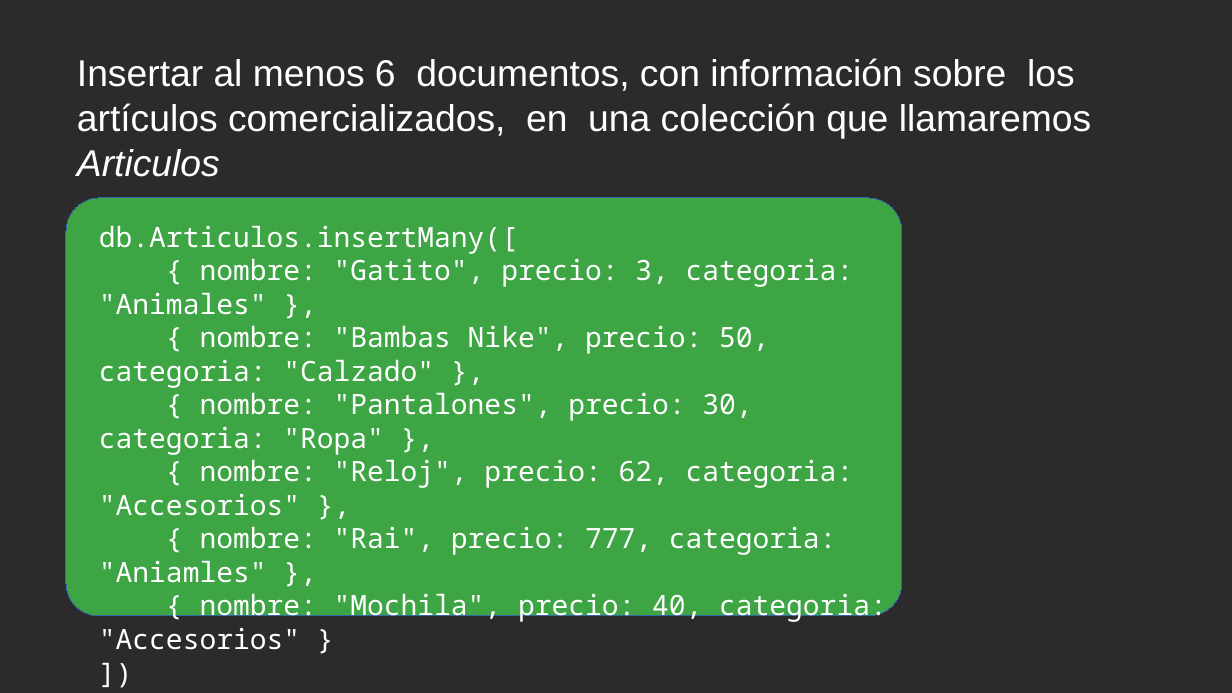
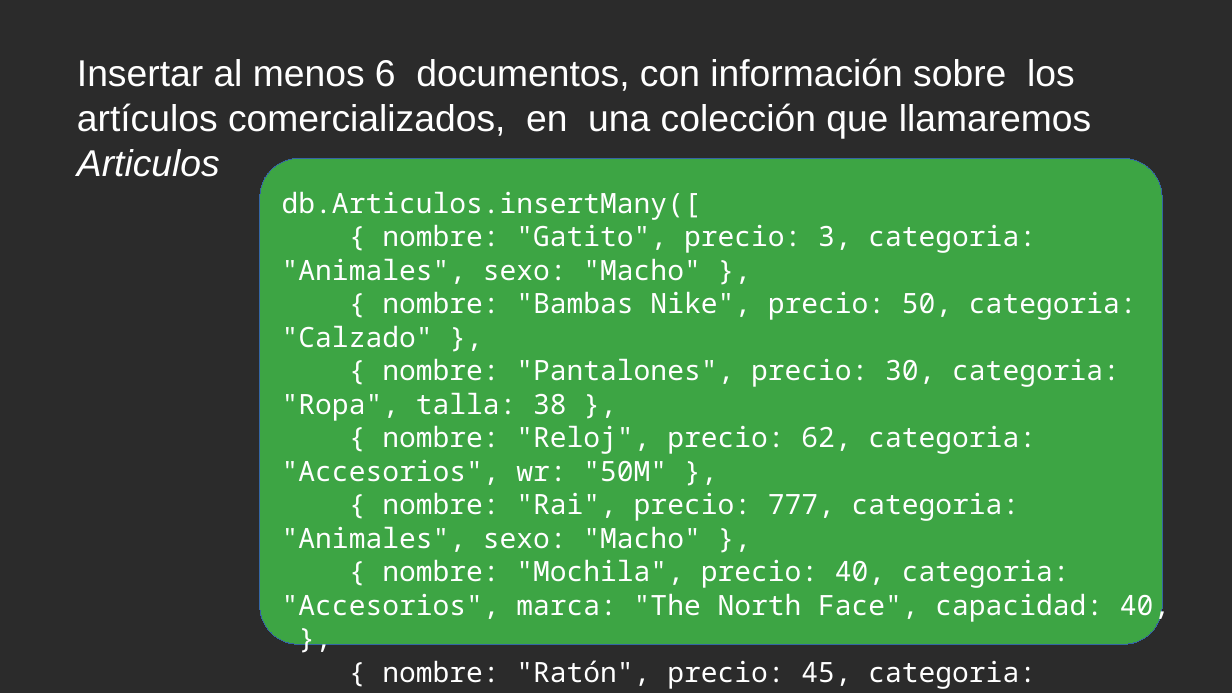
Before and after one commit to gineeesss/BBDD, a slide deck: slide 10 of 3 Trimestre/mongoDb/Ginés_bbddNoSQL.odp. Drawn at 1232x693 pixels with LibreOffice and Linux fonts; fonts in the diff are those of the drawing; background and template pictures are left out; a plain dark background stands for a picture behind light text. Boxes give left, top, right and bottom in pixels: in the first picture for what was removed or moved away, otherwise in the second. Text is boxed around its words. In the diff, an @@ line names an element or a change of style, - is before the commit and + after.

```diff
--- a/3 Trimestre/mongoDb/Ginés_bbddNoSQL.odp
+++ b/3 Trimestre/mongoDb/Ginés_bbddNoSQL.odp
@@ rounded rectangle resized from (x1=66, y1=198, x2=902, y2=616) to (x1=260, y1=159, x2=1163, y2=645) @@
@@ text "db.Articulos.insertMany([" moved from (x1=99, y1=225, x2=887, y2=650) to (x1=282, y1=191, x2=1170, y2=689) @@
@@ text at (x1=282, y1=224, x2=1036, y2=284): text changed @@
-{ nombre: "Gatito", precio: 3, categoria: "Animales" },
+{ nombre: "Gatito", precio: 3, categoria: "Animales", sexo: "Macho" },
@@ text at (x1=282, y1=358, x2=1170, y2=689): text changed @@
-{ nombre: "Pantalones", precio: 30, categoria: "Ropa" },
-{ nombre: "Reloj", precio: 62, categoria: "Accesorios" },
-{ nombre: "Rai", precio: 777, categoria: "Aniamles" },
-{ nombre: "Mochila", precio: 40, categoria: "Accesorios" }
+{ nombre: "Pantalones", precio: 30, categoria: "Ropa", talla: 38 },
+{ nombre: "Reloj", precio: 62, categoria: "Accesorios", wr: "50M" },
+{ nombre: "Rai", precio: 777, categoria: "Animales", sexo: "Macho" },
+{ nombre: "Mochila", precio: 40, categoria: "Accesorios", marca: "The North Face", capacidad: 40, },
+{ nombre: "Ratón", precio: 45, categoria: "Informatica" }
```
Also in this commit, not shown: 4 other slides changed, 1 slide added, 1 slide removed, 1 other file.
